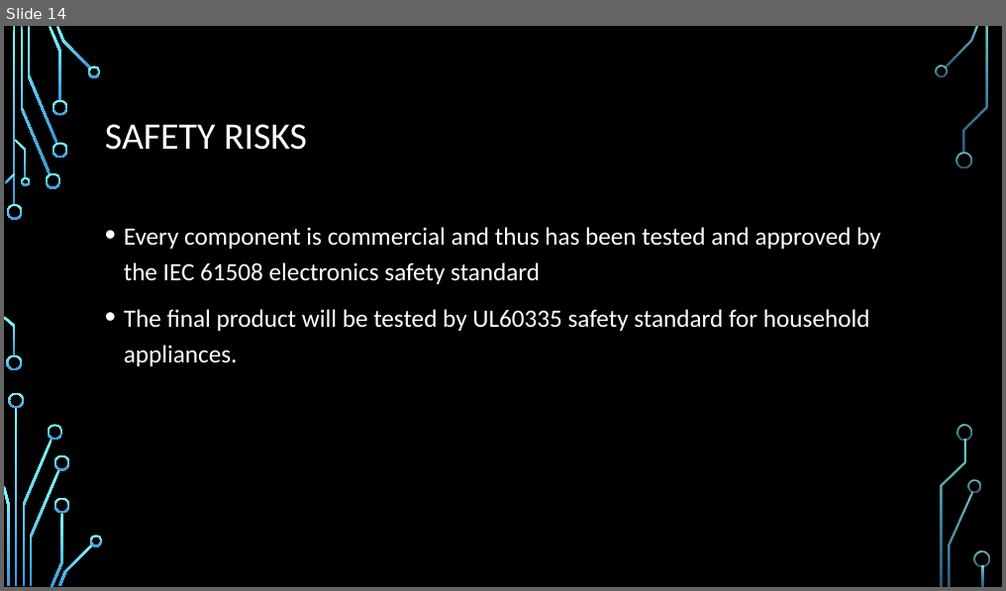
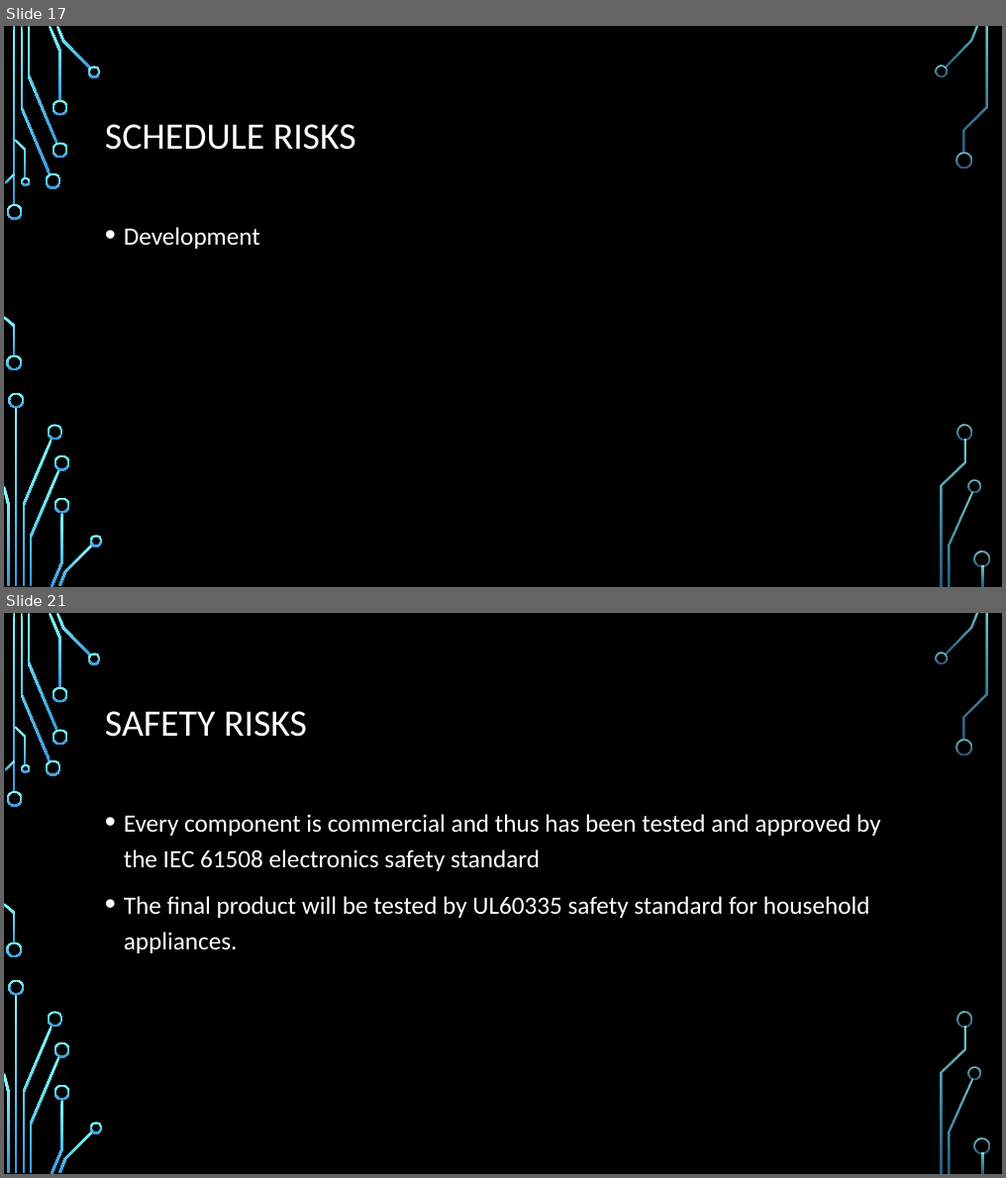
Before and after one commit to dontaylor6000/Group27_Tracker, a slide deck: Documentation/PDR.pptx. Shown one above the other, each under a label of ours: slide 14 before the commit, slides 17 and 21 after it; the slides between them are not shown. The pictures are 1006x591 and 1006x1178 pixels, drawn with LibreOffice and Linux fonts; fonts in the diff are those of the drawing; background and template pictures are left out. Boxes give left, top, right and bottom in pixels: in the first picture for what was removed or moved away, otherwise in the second. Text is boxed around its words. In the diff, an @@ line names an element or a change of style, - is before the commit and + after.

```diff
--- a/Documentation/PDR.pptx
+++ b/Documentation/PDR.pptx
@@ slide 17 added at bbox=[4, 26, 1002, 587], background picture (left out); not listed: 36 template elements that a slide beside it also shows @@
@@ title added at bbox=[105, 124, 356, 150], 36 pt, text #FFFFFF @@
+SCHEDULE RISKS
@@ text added at bbox=[124, 227, 260, 249], 24 pt, text #FFFFFF @@
+• Development
@@ what was slide 14 is now slide 21 @@
```
Also in this commit, not shown: 2 slides changed, 12 other slides added, 4 slides removed.
